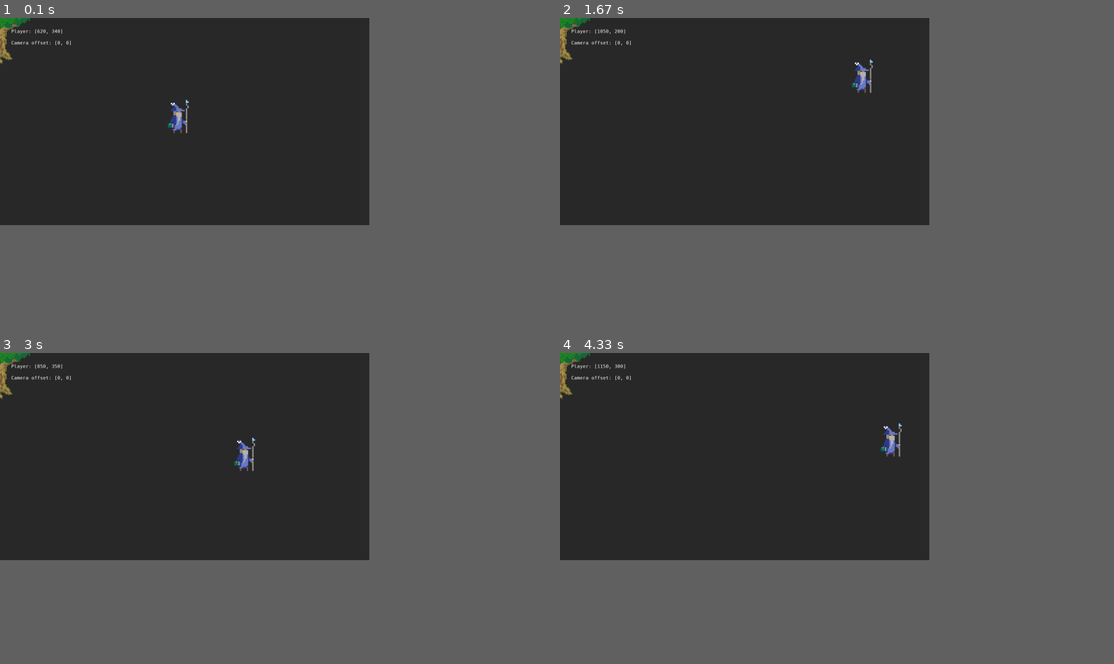
Above: before the commit, frames 1-4 (two rows, left to right).
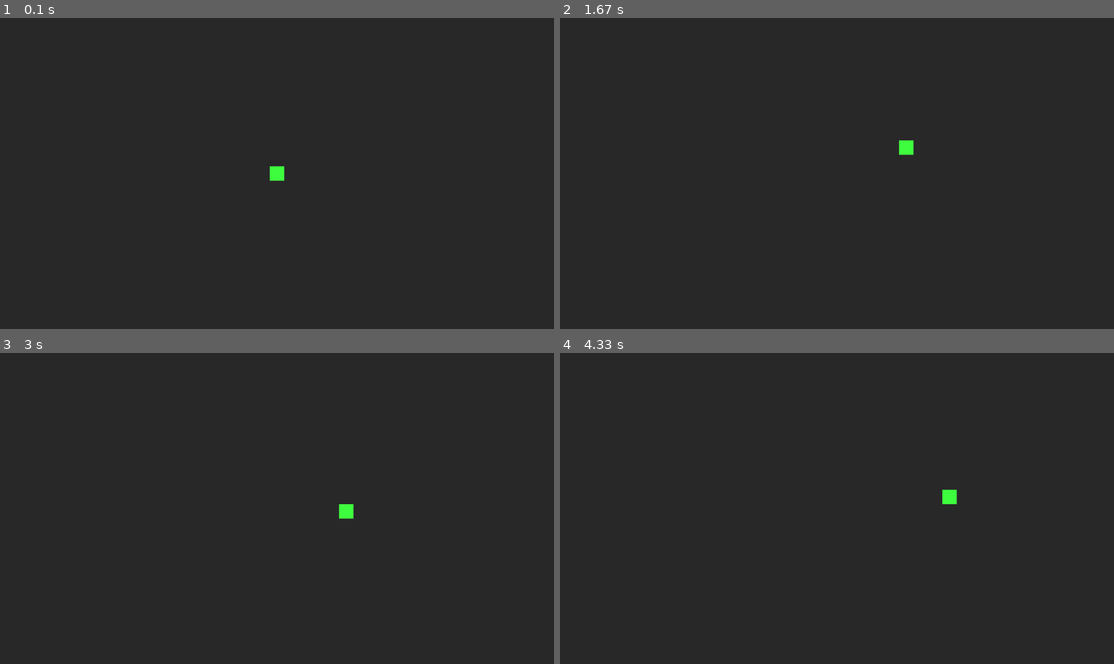
Above: after the commit, the same moments.

Repository: Eoic/Pygame-exp
Game: pygame game, started from client/main.py
The game is run twice, just before and just after one commit, with the same random seed, the same clock (stepped at 60 frames per second) and the same inputs.
Inputs:
- Up to frame 1 (0.1 s): no input
- Up to frame 2 (1.67 s): hold D 0.33-0.8 s; hold W 0.83-1.13 s; hold D 1.17-1.63 s
- Up to frame 3 (3 s): hold S 2.23-2.53 s; hold A 2.57-2.97 s
- Up to frame 4 (4.33 s): hold W 3-3.37 s; hold D 3.4-4.03 s; hold S from 4.07 s (still down)
In our replay, the window is 600x337 before the commit and 900x506 after it. These sizes can differ from the game's own. Grey fills any space a smaller window leaves; there, only what the larger window draws over its background counts as a difference.

The runs differ from the first frame. In frame 1, 0.7% of the frame differs, in the area x 0-52%, y 0-53%; in frame 2, 0.7%, in the area x 0-64%, y 0-45%; in frame 3, 0.7%; in frame 4, 0.7%.

Commit message:
Simplify player implementation.

Diff:
--- a/client/core/constants.py
+++ b/client/core/constants.py
@@ -1 +1 @@
-PIXELS_PER_UNIT = 16
+PIXELS_PER_UNIT = 50
--- a/client/core/player.py
+++ b/client/core/player.py
@@ -1,50 +1,52 @@
 import uuid
 import pygame.transform
-from enum import Enum
-from typing import Tuple
+from pygame import key, K_w, K_s, K_a, K_d
+from core.constants import PIXELS_PER_UNIT
 from core.world_object import WorldObject
-from pygame import Vector2, key, K_w, K_s, K_a, K_d, sprite
-from core.math.interpolator import Interpolator
 
 
 class Player(WorldObject):
     id: uuid.UUID
     speed: float
+    direction: pygame.Vector2
 
-    def __init__(
-        self,
-        group: sprite.Group,
-        speed: float = 0.0,
-        position: Vector2 = Vector2(0, 0)
-    ) -> None:
-        super().__init__(image_path='assets/player.png', group=group, scale=0.10)
+    def __init__(self, size: float, color: pygame.Color, speed: float = 0.0) -> None:
+        super().__init__(color=color)
         self.id = uuid.uuid4()
         self.speed = speed
         self.acc_position = self.transform.position
+        self.rect.size = [size, size]
+        self.direction = pygame.Vector2(0, 0)
 
     def handle_input(self):
         keys = key.get_pressed()
-        direction = Vector2(0, 0)
 
-        if keys[K_w]:
-            direction.y = -1
-        if keys[K_s]:
-            direction.y = 1
-        if keys[K_a]:
-            direction.x = -1
-        if keys[K_d]:
-            direction.x = 1
+        if keys[K_w] and self.direction.y != 1:
+            self.direction.x = 0
+            self.direction.y = -1
+        elif keys[K_s] and self.direction.y != -1:
+            self.direction.x = 0
+            self.direction.y = 1
 
-        self.transform.set_direction(direction)
+        if keys[K_a] and self.direction.x != 1:
+            self.direction.x = -1
+            self.direction.y = 0
+        elif keys[K_d] and self.direction.x != -1:
+            self.direction.x = 1
+            self.direction.y = 0
+
+        self.transform.set_direction(self.direction)
 
     def handle_update(self, delta_time: float):
         if self.transform.direction.length() != 0:
-            base = 50
-            new_position = self.acc_position + self.speed * delta_time * self.transform.direction.normalize()
-            self.acc_position = new_position
-            new_position = pygame.Vector2(base * round(new_position.x / base), base * round(new_position.y / base))
-            self.transform.position = new_position
-            self.rect.center = self.transform.position
+            self.acc_position = self.acc_position + self.speed * delta_time * self.transform.direction.normalize()
+            self.transform.position = pygame.Vector2(
+                PIXELS_PER_UNIT * round(self.acc_position.x / PIXELS_PER_UNIT),
+                PIXELS_PER_UNIT * round(self.acc_position.y / PIXELS_PER_UNIT)
+            )
+
+    def handle_render(self, surface):
+        pygame.draw.rect(surface, self.color, self.rect)
 
     def set_speed(self, value: float) -> None:
         if value < 0:
@@ -52,8 +54,5 @@
 
         self.speed = value
 
-    def set_color(self, color: Tuple[int, int, int]):
-        self.color = color
-
     def __str__(self) -> str:
         return f'Player(id={self.id})'
--- a/client/core/world_object.py
+++ b/client/core/world_object.py
@@ -3,18 +3,15 @@
 
 
 class WorldObject(pygame.sprite.Sprite):
+    rect: pygame.Rect
+    color: pygame.Color
     transform: Transform
 
-    def __init__(
-        self,
-        image_path: str,
-        group: pygame.sprite.Group,
-        scale: float = 1
-    ):
-        super().__init__(group)
+    def __init__(self, color: pygame.Color):
+        super().__init__()
+        self.color = color
         self.transform = Transform()
-        self.image = pygame.transform.scale_by(pygame.image.load(image_path).convert_alpha(), scale)
-        self.rect = self.image.get_rect(center=self.transform.position)
+        self.rect = pygame.Rect(0, 0, 0, 0)
         self.transform.add_listener(self.handle_transform)
 
     def handle_transform(self, transform: Transform):
--- a/client/game.py
+++ b/client/game.py
@@ -1,9 +1,14 @@
 import pygame
 from core.events import EventHandler
-from core.camera import CameraGroup
-from core.world_object import WorldObject
 from core.player import Player
-from core.math.interpolator import Interpolator
+
+
+# Examples
+# Text:
+# font = pygame.freetype.SysFont('Cascadia Mono', 16)
+# self.surface.fill((42, 42, 42))
+# text_surface_one, _ = font.render(f'Player: {player.transform.position}', (255, 255, 255))
+# self.surface.blit(text_surface_one, (40, 40))
 
 
 class GameId:
@@ -16,8 +21,7 @@
     clock: pygame.time.Clock
     surface: pygame.Surface
     target_fps: int
-    camera: CameraGroup
-    resolution = (1280, 720)
+    resolution = (1920, 1080)
 
     def __init__(self, target_fps: int = 60):
         pygame.init()
@@ -29,44 +33,21 @@
         self.surface = pygame.display.set_mode(self.resolution, pygame.RESIZABLE)
 
     def run(self):
-        font = pygame.freetype.SysFont('Cascadia Mono', 16)
-
-        self.camera = CameraGroup()
-        tree = WorldObject(scale=0.4, image_path='assets/tree.png', group=self.camera)
-        tree.transform.set_position(pygame.Vector2(0, 0))
-
-        player = Player(speed=440.0, group=self.camera)
-        player.transform.set_position(pygame.Vector2(self.surface.get_width() / 2 - 20, self.surface.get_height() / 2 - 20))
-        self.camera.set_target(pygame.Vector2(self.resolution[0] // 2, self.resolution[1] // 2))
         self.is_running = True
-
-        interpolator = Interpolator((0, 0), self.resolution, 5, self.target_fps, shape=1.2)
+        player = Player(speed=220.0, size=50, color=pygame.Color(64, 255, 64))
+        player.transform.set_position(pygame.Vector2(self.surface.get_width() / 2, self.surface.get_height() / 2))
 
         while self.is_running:
             for event in pygame.event.get():
                 EventHandler.notify(event)
 
             self.surface.fill((42, 42, 42))
-            text_surface_one, _ = font.render(f'Player: {player.transform.position}', (255, 255, 255))
-            text_surface_two, _ = font.render(f'Camera offset: {self.camera.offset}', (255, 255, 255))
-            self.surface.blit(text_surface_one, (40, 40))
-            self.surface.blit(text_surface_two, (40, 80))
-
             player.handle_input()
             player.handle_update(self.delta_time)
-
-            # pygame.draw.circle(self.surface, pygame.Color(255, 128, 64), interpolator.pos, 25.0)
-            # interpolator.next()
-
-            self.camera.update()
-            self.camera.custom_draw()
+            player.handle_render(self.surface)
 
             pygame.display.update()
             self.delta_time = self.clock.tick(self.target_fps) / 1000
-
-    @EventHandler.register(GameId, pygame.VIDEORESIZE)
-    def on_resize(self, _event):
-        self.camera.set_half_size(self.surface.get_size()[0] // 2, self.surface.get_size()[1] // 2)
 
     @EventHandler.register(GameId, pygame.QUIT)
     def on_exit(self, _event):
--- a/client/main.py
+++ b/client/main.py
@@ -1,15 +1,3 @@
-import pygame
 from game import Game
-from core.player import Player
-from core.camera import CameraGroup
-from core.world_object import WorldObject
-from core.events import EventHandler
-
-# TODO:
-# * Movement interpolation (https://www.pygame.org/wiki/Interpolator):
-#   * Camera
-#   * Character
-# * Use world coordinates instead of pixels.
-# * Collisions between player and static world objects.
 
 Game(target_fps=144).run()
